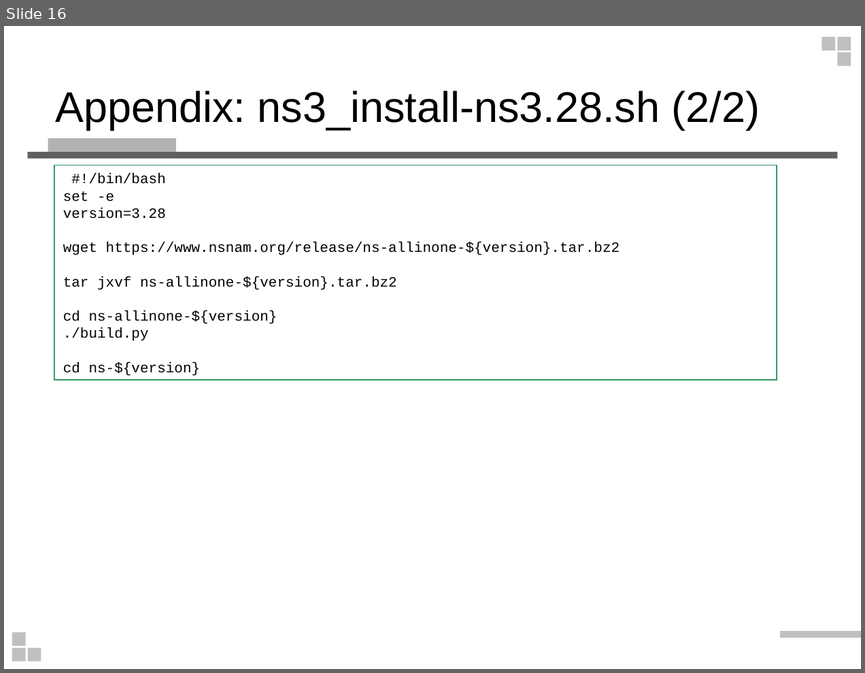
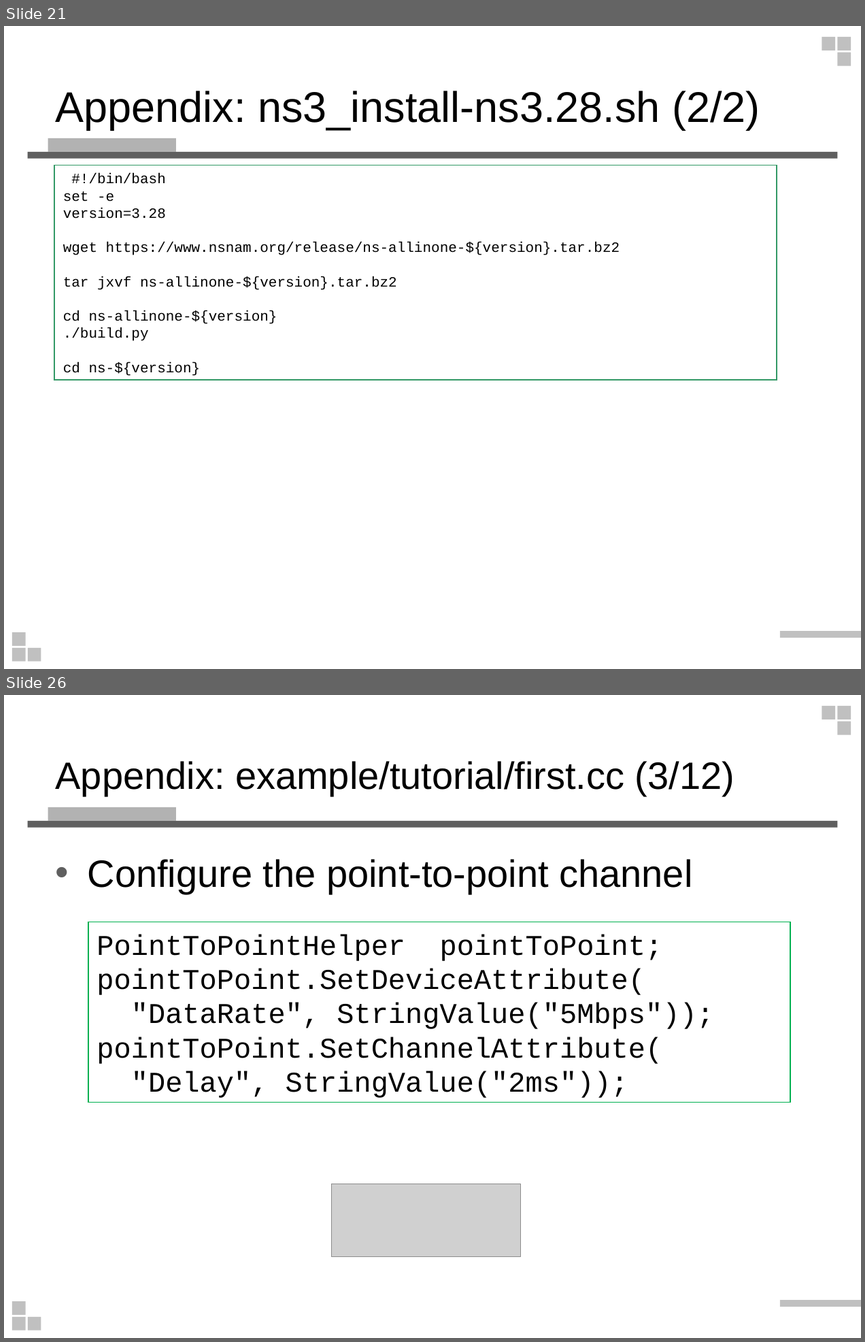
Before and after one commit to wlshiu/my_note, a slide deck: note_vg/ns3_intro.ppt. Shown one above the other, each under a label of ours: slide 16 before the commit, slides 21 and 26 after it; the slides between them are not shown. The pictures are 865x673 and 865x1342 pixels, drawn with LibreOffice and Linux fonts; fonts in the diff are those of the drawing; grey boxes stand for pictures. Boxes give left, top, right and bottom in pixels: in the first picture for what was removed or moved away, otherwise in the second. Text is boxed around its words. In the diff, an @@ line names an element or a change of style, - is before the commit and + after.

Commit message:
add tutorial code

```diff
--- a/note_vg/ns3_intro.ppt
+++ b/note_vg/ns3_intro.ppt
@@ slide 26 added at [4,695,861,1338], background #FFFFFF; not listed: 9 template elements that a slide beside it also shows @@
@@ title added at [56,761,734,796], 32 pt, text #000000 @@
+Appendix: example/tutorial/first.cc (3/12)
@@ text added at [88,859,692,894], 32 pt, text #000000 @@
+• Configure the point-to-point channel
@@ rectangle added at [88,922,789,1102], outline #00B050 0.99 pt, 24 pt, text #000000 @@
+PointToPointHelper pointToPoint;
+pointToPoint.SetDeviceAttribute(
+"DataRate", StringValue("5Mbps"));
+pointToPoint.SetChannelAttribute(
+"Delay", StringValue("2ms"));
@@ picture added at [331,1183,521,1256] @@
@@ what was slide 16 is now slide 21 @@
```
Also in this commit, not shown: 4 slides changed, 19 other slides added, 1 slide removed.
